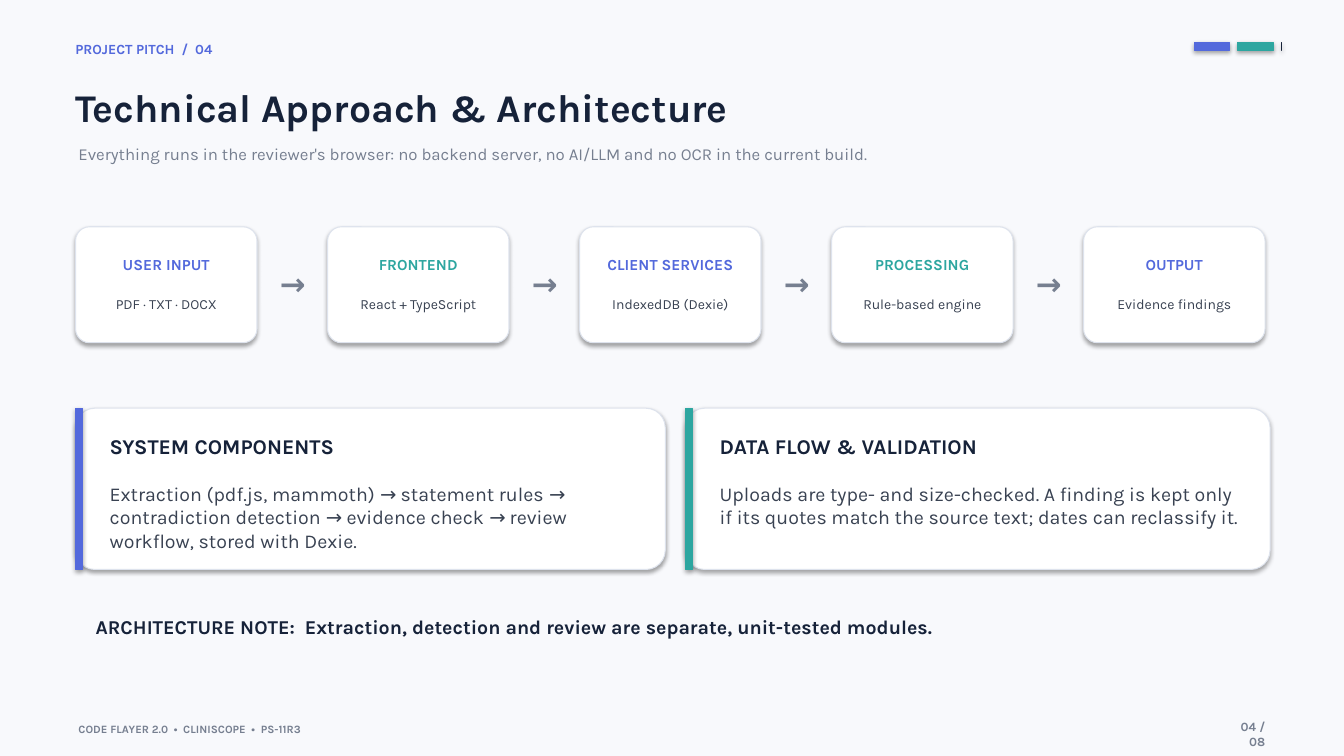
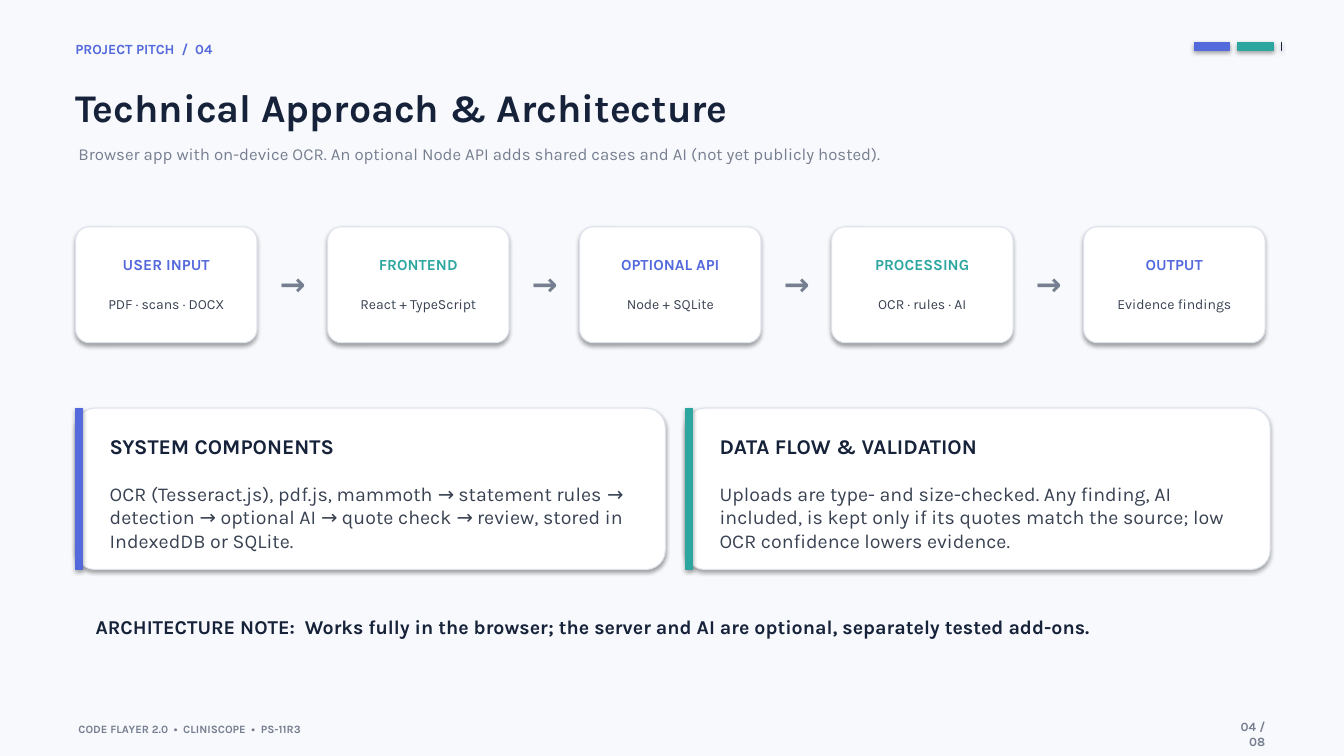
Before and after one commit to anirudhleetcode-max/cliniscope-healthcare-contradiction-detector, a slide deck: slide 4 of presentation/CLINISCOPE_PS11R3_Hackathon_Presentation.pptx. Drawn at 1344x756 pixels with LibreOffice and Linux fonts; fonts in the diff are those of the drawing. Boxes give left, top, right and bottom in pixels: in the first picture for what was removed or moved away, otherwise in the second. Text is boxed around its words. In the diff, an @@ line names an element or a change of style, - is before the commit and + after.

```diff
--- a/presentation/CLINISCOPE_PS11R3_Hackathon_Presentation.pptx
+++ b/presentation/CLINISCOPE_PS11R3_Hackathon_Presentation.pptx
@@ text at [78, 148, 880, 164]: text changed @@
-Everything runs in the reviewer's browser: no backend server, no AI/LLM and no OCR in the current build.
+Browser app with on-device OCR. An optional Node API adds shared cases and AI (not yet publicly hosted).
@@ text at [621, 260, 719, 270]: text changed @@
-CLIENT SERVICES
+OPTIONAL API
@@ text at [627, 299, 714, 312]: text changed @@
-IndexedDB (Dexie)
+Node + SQLite
@@ text at [878, 299, 966, 309]: text changed @@
-Rule-based engine
+OCR · rules · AI
@@ text at [108, 300, 225, 309]: text changed @@
-PDF · TXT · DOCX
+PDF · scans · DOCX
@@ text at [110, 487, 623, 552]: text changed @@
-Extraction (pdf.js, mammoth) → statement rules → contradiction detection → evidence check → review workflow, stored with Dexie.
+OCR (Tesseract.js), pdf.js, mammoth → statement rules → detection → optional AI → quote check → review, stored in IndexedDB or SQLite.
@@ text at [720, 487, 1223, 548]: text changed @@
-Uploads are type- and size-checked. A finding is kept only if its quotes match the source text; dates can reclassify it.
+Uploads are type- and size-checked. Any finding, AI included, is kept only if its quotes match the source; low OCR confidence lowers evidence.
@@ text at [96, 620, 1090, 639]: text changed @@
-ARCHITECTURE NOTE: Extraction, detection and review are separate, unit-tested modules.
+ARCHITECTURE NOTE: Works fully in the browser; the server and AI are optional, separately tested add-ons.
```
Also in this commit, not shown: 6 other slides changed, 3 other files.
